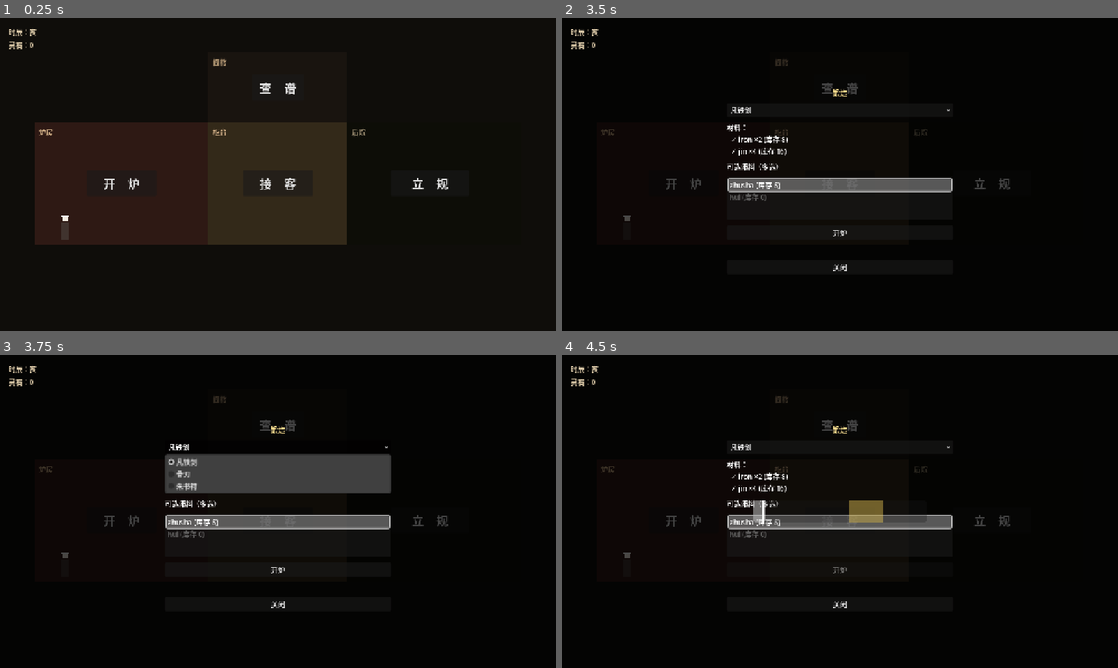
Above: before the commit, frames 1-4 (two rows, left to right).
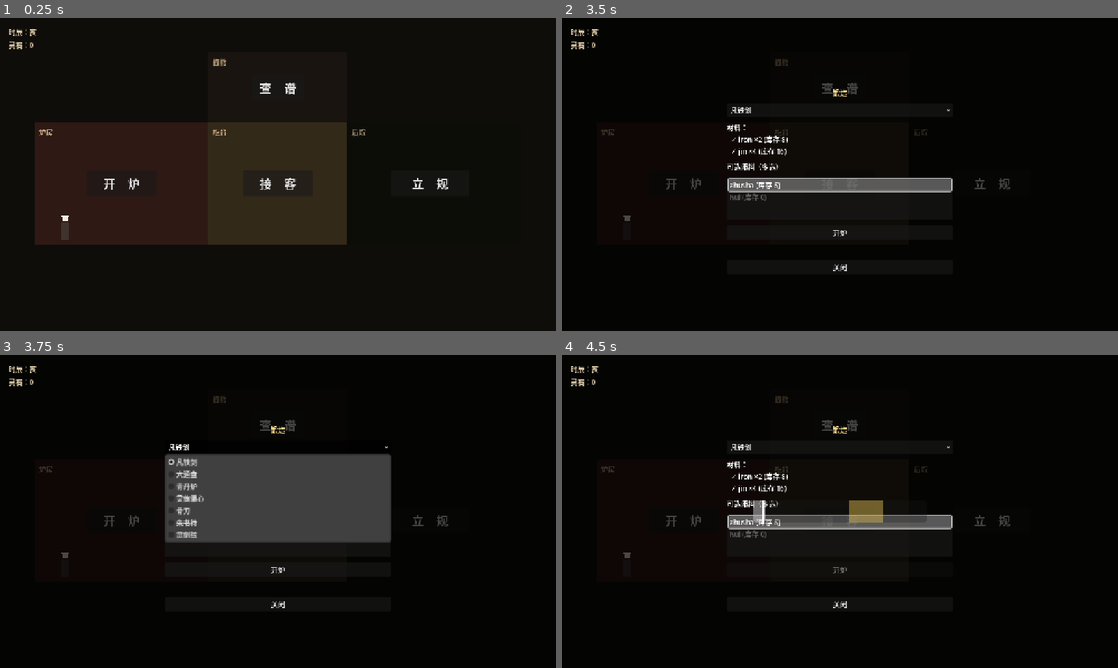
Above: after the commit, the same moments.

Repository: guliqianxun/XiuXianLegend
Game: Godot game, scene res://scenes/shop.tscn
Two runs of this game, one before a commit and one after it. Both use one fixed random seed, a clock stepped at 60 frames per second and the inputs below.
Inputs:
- Up to frame 1 (0.25 s): no input
- Up to frame 2 (3.5 s): click "开 炉" at 0.5 s; click "接 客" at 1.25 s; click "查 谱" at 2 s; click "立 规" at 2.75 s
- Up to frame 3 (3.75 s): click "凡铁剑" at 3.5 s
- Up to frame 4 (4.5 s): click "开炉" at 4.25 s

Frames 1-2 are identical in both runs. In frame 3, 6.2% of the frame differs, in the area x 29-71%, y 36-60%; in frame 4, nothing differs.

Commit message:
feat(content-01): +7 客人 / +4 配方 / +4 trait / spawner 改 60-30-10
客人（10 人）：
- 常客 +3：赵捕快(剑) / 李渔翁(食) / 马车灯(卜)
- 罕客 +3：刀青霞(剑) / 邱越神(咒) / 主人不明(卜)
- 怪客 +1：御重医(丹·伪 RARE 云游郎中)

配方（7 张）补全 6 slot 覆盖：
- 灵傀儡心(puppet_core) / 青丹炉(elixir_furnace)
- 六通盘(divination_plate) / 灵剑弦(高阶 sword)

TRAIT_LIBRARY 扩到 10：+ 面色青白 / 自言自语 / 怀中抱偶 / 金子太新

Spawner weights 60/30/10（spec §6.1，原 80/0/20 跳过 RARE 池）

测试：playtest_content_pack_01 66 PASS（10 客 + 7 方 + 三 tier 都 spawn + 6 slot 都有方）
更新 test_customer_spawner（80/20 → 60/30/10）+ playtest_n5c_smoke（trait 比例 ≥70%）

Diff:
--- /dev/null
+++ b/godot/data/customers/dao_qingxia.tres
@@ -0,0 +1,15 @@
+[gd_resource type="Resource" script_class="CustomerData" load_steps=2 format=3]
+
+[ext_resource type="Script" path="res://scripts/data/customer_data.gd" id="1_c"]
+
+[resource]
+script = ExtResource("1_c")
+id = &"dao_qingxia"
+display_name = "刀青霞"
+tier = 1
+path_affinity = &"sword"
+faction = &"hanxing_zong"
+base_payment = 450
+allowed_shichen = Array[int]([])
+faction_state_bonus = 0.0
+traits = Array[StringName]([&"family_seal"])
--- /dev/null
+++ b/godot/data/customers/li_yuyi.tres
@@ -0,0 +1,15 @@
+[gd_resource type="Resource" script_class="CustomerData" load_steps=2 format=3]
+
+[ext_resource type="Script" path="res://scripts/data/customer_data.gd" id="1_c"]
+
+[resource]
+script = ExtResource("1_c")
+id = &"li_yuyi"
+display_name = "李渔翁"
+tier = 0
+path_affinity = &"eat"
+faction = &"kurong_gu"
+base_payment = 120
+allowed_shichen = Array[int]([])
+faction_state_bonus = 0.0
+traits = Array[StringName]([])
--- /dev/null
+++ b/godot/data/customers/ma_chedeng.tres
@@ -0,0 +1,15 @@
+[gd_resource type="Resource" script_class="CustomerData" load_steps=2 format=3]
+
+[ext_resource type="Script" path="res://scripts/data/customer_data.gd" id="1_c"]
+
+[resource]
+script = ExtResource("1_c")
+id = &"ma_chedeng"
+display_name = "马车灯"
+tier = 0
+path_affinity = &"divination"
+faction = &"kurong_gu"
+base_payment = 150
+allowed_shichen = Array[int]([])
+faction_state_bonus = 0.0
+traits = Array[StringName]([&"badge_low"])
--- /dev/null
+++ b/godot/data/customers/qiu_yueshen.tres
@@ -0,0 +1,15 @@
+[gd_resource type="Resource" script_class="CustomerData" load_steps=2 format=3]
+
+[ext_resource type="Script" path="res://scripts/data/customer_data.gd" id="1_c"]
+
+[resource]
+script = ExtResource("1_c")
+id = &"qiu_yueshen"
+display_name = "邱越神"
+tier = 1
+path_affinity = &"curse"
+faction = &"wandan_men"
+base_payment = 500
+allowed_shichen = Array[int]([])
+faction_state_bonus = 0.0
+traits = Array[StringName]([&"speaks_old"])
--- /dev/null
+++ b/godot/data/customers/yu_chongyi.tres
@@ -0,0 +1,17 @@
+[gd_resource type="Resource" script_class="CustomerData" load_steps=2 format=3]
+
+[ext_resource type="Script" path="res://scripts/data/customer_data.gd" id="1_c"]
+
+[resource]
+script = ExtResource("1_c")
+id = &"yu_chongyi"
+display_name = "御重医"
+tier = 2
+path_affinity = &"alchemy"
+faction = &"unknown"
+base_payment = 800
+allowed_shichen = Array[int]([0, 1, 2])
+faction_state_bonus = 0.0
+disguise_name = "云游郎中"
+disguise_tier = 1
+traits = Array[StringName]([&"pale_face", &"carries_doll"])
--- /dev/null
+++ b/godot/data/customers/zhao_buhuai.tres
@@ -0,0 +1,15 @@
+[gd_resource type="Resource" script_class="CustomerData" load_steps=2 format=3]
+
+[ext_resource type="Script" path="res://scripts/data/customer_data.gd" id="1_c"]
+
+[resource]
+script = ExtResource("1_c")
+id = &"zhao_buhuai"
+display_name = "赵捕快"
+tier = 0
+path_affinity = &"sword"
+faction = &"wendao_zong"
+base_payment = 180
+allowed_shichen = Array[int]([])
+faction_state_bonus = 0.0
+traits = Array[StringName]([&"family_seal", &"smells_iron"])
--- /dev/null
+++ b/godot/data/customers/zhuren_buming.tres
@@ -0,0 +1,15 @@
+[gd_resource type="Resource" script_class="CustomerData" load_steps=2 format=3]
+
+[ext_resource type="Script" path="res://scripts/data/customer_data.gd" id="1_c"]
+
+[resource]
+script = ExtResource("1_c")
+id = &"zhuren_buming"
+display_name = "主人不明"
+tier = 1
+path_affinity = &"divination"
+faction = &"unknown"
+base_payment = 550
+allowed_shichen = Array[int]([])
+faction_state_bonus = 0.0
+traits = Array[StringName]([&"gold_too_new"])
--- /dev/null
+++ b/godot/data/recipes/ling_jian_xian.tres
@@ -0,0 +1,17 @@
+[gd_resource type="Resource" script_class="RecipeData" load_steps=2 format=3]
+
+[ext_resource type="Script" path="res://scripts/data/recipe_data.gd" id="1_r"]
+
+[resource]
+script = ExtResource("1_r")
+id = &"ling_jian_xian"
+display_name = "灵剑弦"
+required_materials = {
+&"iron": 4,
+&"jin": 6
+}
+optional_materials = Array[StringName]([&"zhusha", &"hui", &"bone"])
+base_quality_distribution = PackedFloat32Array(0.45, 0.30, 0.15, 0.07, 0.03)
+base_minutes_in_furnace = 50
+path_affinity = &"sword"
+slot_kind = &"sword"
--- /dev/null
+++ b/godot/data/recipes/ling_kuilei_xin.tres
@@ -0,0 +1,17 @@
+[gd_resource type="Resource" script_class="RecipeData" load_steps=2 format=3]
+
+[ext_resource type="Script" path="res://scripts/data/recipe_data.gd" id="1_r"]
+
+[resource]
+script = ExtResource("1_r")
+id = &"ling_kuilei_xin"
+display_name = "灵傀儡心"
+required_materials = {
+&"iron": 3,
+&"zhusha": 2
+}
+optional_materials = Array[StringName]([&"bone", &"yi_zhong_liao"])
+base_quality_distribution = PackedFloat32Array(0.5, 0.30, 0.13, 0.05, 0.02)
+base_minutes_in_furnace = 40
+path_affinity = &"puppet"
+slot_kind = &"puppet_core"
--- /dev/null
+++ b/godot/data/recipes/liu_tong_pan.tres
@@ -0,0 +1,17 @@
+[gd_resource type="Resource" script_class="RecipeData" load_steps=2 format=3]
+
+[ext_resource type="Script" path="res://scripts/data/recipe_data.gd" id="1_r"]
+
+[resource]
+script = ExtResource("1_r")
+id = &"liu_tong_pan"
+display_name = "六通盘"
+required_materials = {
+&"jin": 3,
+&"yellow_paper": 2
+}
+optional_materials = Array[StringName]([&"zhusha", &"hui"])
+base_quality_distribution = PackedFloat32Array(0.55, 0.28, 0.12, 0.04, 0.01)
+base_minutes_in_furnace = 30
+path_affinity = &"divination"
+slot_kind = &"divination_plate"
--- /dev/null
+++ b/godot/data/recipes/qing_dan_lu.tres
@@ -0,0 +1,17 @@
+[gd_resource type="Resource" script_class="RecipeData" load_steps=2 format=3]
+
+[ext_resource type="Script" path="res://scripts/data/recipe_data.gd" id="1_r"]
+
+[resource]
+script = ExtResource("1_r")
+id = &"qing_dan_lu"
+display_name = "青丹炉"
+required_materials = {
+&"iron": 4,
+&"jin": 2
+}
+optional_materials = Array[StringName]([&"hui"])
+base_quality_distribution = PackedFloat32Array(0.55, 0.28, 0.12, 0.04, 0.01)
+base_minutes_in_furnace = 45
+path_affinity = &"alchemy"
+slot_kind = &"elixir_furnace"
--- /dev/null
+++ b/godot/scenes/test/playtest_content_pack_01.tscn
@@ -0,0 +1,6 @@
+[gd_scene load_steps=2 format=3]
+
+[ext_resource type="Script" path="res://scripts/test/playtest_content_pack_01.gd" id="1"]
+
+[node name="PlaytestContentPack01" type="Node"]
+script = ExtResource("1")
--- a/godot/scripts/core/customer_spawner.gd
+++ b/godot/scripts/core/customer_spawner.gd
@@ -4,8 +4,8 @@
 ## - 抽 tier → 在该 tier 池里随机选 customer → 实例化 CustomerRequest
 ## - 离线节奏 N5 整合
 
-## tier 抽样权重（v1 简化：无 RARE，常 80% 怪 20%）
-const TIER_WEIGHTS: Array[float] = [0.80, 0.0, 0.20]
+## tier 抽样权重（spec §6.1：常 60% 罕 30% 怪 10%）
+const TIER_WEIGHTS: Array[float] = [0.60, 0.30, 0.10]
 
 ## 默认借出时长（秒）— 各 tier 不同（怪客拖更久）
 const DURATION_BY_TIER: Array[int] = [600, 900, 1800]
--- a/godot/scripts/core/shop_rules.gd
+++ b/godot/scripts/core/shop_rules.gd
@@ -21,6 +21,10 @@
 	&"family_seal": "腰挂家纹",
 	&"badge_low": "腰牌低品",
 	&"smells_iron": "身有铁腥",
+	&"pale_face": "面色青白",
+	&"whispers_self": "自言自语",
+	&"carries_doll": "怀中抱偶",
+	&"gold_too_new": "金子太新",
 }
 
 ## id -> ShopRule
--- /dev/null
+++ b/godot/scripts/test/playtest_content_pack_01.gd
@@ -0,0 +1,109 @@
+extends Node
+## Content Pack 01：10 客人 / 7 配方 / 10 trait / 三 tier 都能 spawn
+
+var _passed: int = 0
+var _failed: int = 0
+
+
+func _ready() -> void:
+	await get_tree().process_frame
+	_test_customer_count()
+	_test_recipe_count()
+	_test_trait_library_size()
+	_test_all_customers_loadable()
+	_test_all_recipes_loadable()
+	_test_all_slot_kinds_have_recipe()
+	_test_spawner_three_tiers_appear()
+	_test_disguise_breach_path_still_works()
+	print("\n========== playtest_content_pack_01 ==========")
+	print("PASS: %d  FAIL: %d" % [_passed, _failed])
+	get_tree().quit(0 if _failed == 0 else 1)
+
+
+func _ok(m: String) -> void: _passed += 1; print("[PASS] " + m)
+func _bad(m: String) -> void: _failed += 1; print("[FAIL] " + m)
+func _assert(c: bool, m: String) -> void:
+	if c:
+		_ok(m)
+	else:
+		_bad(m)
+
+
+func _test_customer_count() -> void:
+	var n := DataRegistry.ids_of(&"customer").size()
+	_assert(n == 10, "10 customers loaded (got %d)" % n)
+
+
+func _test_recipe_count() -> void:
+	var n := DataRegistry.ids_of(&"recipe").size()
+	_assert(n == 7, "7 recipes loaded (got %d)" % n)
+
+
+func _test_trait_library_size() -> void:
+	_assert(ShopRules.TRAIT_LIBRARY.size() == 10,
+		"TRAIT_LIBRARY has 10 entries (got %d)" % ShopRules.TRAIT_LIBRARY.size())
+
+
+func _test_all_customers_loadable() -> void:
+	for cid in DataRegistry.ids_of(&"customer"):
+		var c := DataRegistry.get_resource(&"customer", cid) as CustomerData
+		_assert(c != null, "customer %s loadable" % cid)
+		if c == null: continue
+		_assert(not c.display_name.is_empty(), "customer %s has display_name" % cid)
+		# 所有 trait 必须在 TRAIT_LIBRARY 注册
+		for t in c.traits:
+			_assert(ShopRules.TRAIT_LIBRARY.has(t),
+				"customer %s trait '%s' registered" % [cid, t])
+
+
+func _test_all_recipes_loadable() -> void:
+	for rid in DataRegistry.ids_of(&"recipe"):
+		var r := DataRegistry.get_resource(&"recipe", rid) as RecipeData
+		_assert(r != null, "recipe %s loadable" % rid)
+		if r == null: continue
+		_assert(not r.required_materials.is_empty(), "recipe %s has required_materials" % rid)
+		# 5 档品质分布和接近 1.0
+		var sum := 0.0
+		for v in r.base_quality_distribution:
+			sum += v
+		_assert(absf(sum - 1.0) < 0.05, "recipe %s quality dist sums ~1.0 (got %.3f)" % [rid, sum])
+
+
+func _test_all_slot_kinds_have_recipe() -> void:
+	# 6 slot kinds 应都有至少一个配方
+	var kinds_seen: Dictionary = {}
+	for rid in DataRegistry.ids_of(&"recipe"):
+		var r := DataRegistry.get_resource(&"recipe", rid) as RecipeData
+		if r != null:
+			kinds_seen[r.slot_kind] = true
+	for need in [&"sword", &"talisman", &"puppet_core", &"elixir_furnace", &"eating_vessel", &"divination_plate"]:
+		_assert(kinds_seen.has(need), "slot_kind %s has at least 1 recipe" % need)
+
+
+func _test_spawner_three_tiers_appear() -> void:
+	# 200 次 spawn 三 tier 都至少出 1 次
+	var rng := RandomNumberGenerator.new()
+	rng.seed = 42
+	var count := [0, 0, 0]
+	for i in 200:
+		var req := CustomerSpawner.spawn_one(rng, 1700000000 + i * 60)
+		if req == null: continue
+		var c := DataRegistry.get_resource(&"customer", req.customer_id) as CustomerData
+		if c != null:
+			count[c.tier] += 1
+	_assert(count[0] > 0, "REGULAR appeared (%d)" % count[0])
+	_assert(count[1] > 0, "RARE appeared (%d)" % count[1])
+	_assert(count[2] > 0, "WEIRD appeared (%d)" % count[2])
+
+
+func _test_disguise_breach_path_still_works() -> void:
+	# yu_chongyi 是新增的伪装怪客（disguise=RARE）；启用 lend_regular + 拒怪客
+	# 应该被放行（按伪装 RARE 算，不命中 regular），不会攻破——
+	# 实际 yu_chongyi 伪装为 RARE，lend_regular 不匹配，refuse_weird 按伪装也不匹配 → fallback refuse
+	# 所以这里就检验：仍存在至少一个伪装客人（包括 meng_mian_ke, yu_chongyi）
+	var disguised_count := 0
+	for cid in DataRegistry.ids_of(&"customer"):
+		var c := DataRegistry.get_resource(&"customer", cid) as CustomerData
+		if c != null and not c.disguise_name.is_empty():
+			disguised_count += 1
+	_assert(disguised_count >= 2, "at least 2 disguised customers (got %d)" % disguised_count)
--- a/godot/scripts/test/playtest_n5c_smoke.gd
+++ b/godot/scripts/test/playtest_n5c_smoke.gd
@@ -26,9 +26,18 @@
 
 
 func _test_3_customers_have_traits() -> void:
+	# 设计：常客允许无 trait（"平凡到无特征"），但全体至少 70% 客人带 trait
+	var total := 0
+	var with_traits := 0
 	for cid in DataRegistry.ids_of(&"customer"):
 		var c := DataRegistry.get_resource(&"customer", cid) as CustomerData
-		_assert(not c.traits.is_empty(), "customer %s has at least 1 trait" % cid)
+		if c == null: continue
+		total += 1
+		if not c.traits.is_empty():
+			with_traits += 1
+	var ratio: float = float(with_traits) / float(max(1, total))
+	_assert(ratio >= 0.70, "≥70%% customers have traits (got %d/%d = %.0f%%)" %
+		[with_traits, total, ratio * 100.0])
 
 
 func _test_trait_library_complete() -> void:
--- a/godot/scripts/test/test_customer_spawner.gd
+++ b/godot/scripts/test/test_customer_spawner.gd
@@ -11,7 +11,7 @@
 func _ready() -> void:
 	await get_tree().process_frame
 	_test_spawn_returns_request()
-	_test_tier_distribution_80_20()
+	_test_tier_distribution_60_30_10()
 	print("\n========== test_customer_spawner ==========")
 	print("PASS: %d  FAIL: %d" % [_passed, _failed])
 	get_tree().quit(0 if _failed == 0 else 1)
@@ -37,7 +37,8 @@
 	_assert(req.expected_duration_sec > 0, "duration > 0")
 
 
-func _test_tier_distribution_80_20() -> void:
+func _test_tier_distribution_60_30_10() -> void:
+	# spec §6.1：常 60% 罕 30% 怪 10%；1000 抽样允许 ±15% 浮动
 	var rng := RandomNumberGenerator.new()
 	rng.seed = SEED
 	var counts := [0, 0, 0]
@@ -47,6 +48,9 @@
 		var c := DataRegistry.get_resource(&"customer", req.customer_id) as CustomerData
 		if c != null:
 			counts[c.tier] += 1
-	_assert(counts[CustomerData.Tier.REGULAR] >= 700, "REGULAR >= 700 (got %d)" % counts[0])
-	_assert(counts[CustomerData.Tier.WEIRD] >= 100, "WEIRD >= 100 (got %d)" % counts[2])
-	_assert(counts[CustomerData.Tier.WEIRD] <= 300, "WEIRD <= 300 (got %d)" % counts[2])
+	_assert(counts[CustomerData.Tier.REGULAR] >= 500, "REGULAR ~600 ±15%% (got %d)" % counts[0])
+	_assert(counts[CustomerData.Tier.REGULAR] <= 700, "REGULAR <= 700 (got %d)" % counts[0])
+	_assert(counts[CustomerData.Tier.RARE] >= 200, "RARE ~300 ±15%% (got %d)" % counts[1])
+	_assert(counts[CustomerData.Tier.RARE] <= 400, "RARE <= 400 (got %d)" % counts[1])
+	_assert(counts[CustomerData.Tier.WEIRD] >= 50, "WEIRD ~100 ±15%% (got %d)" % counts[2])
+	_assert(counts[CustomerData.Tier.WEIRD] <= 200, "WEIRD <= 200 (got %d)" % counts[2])
Not shown, added: godot/scripts/test/test_sfx_screenfx.gd.uid
